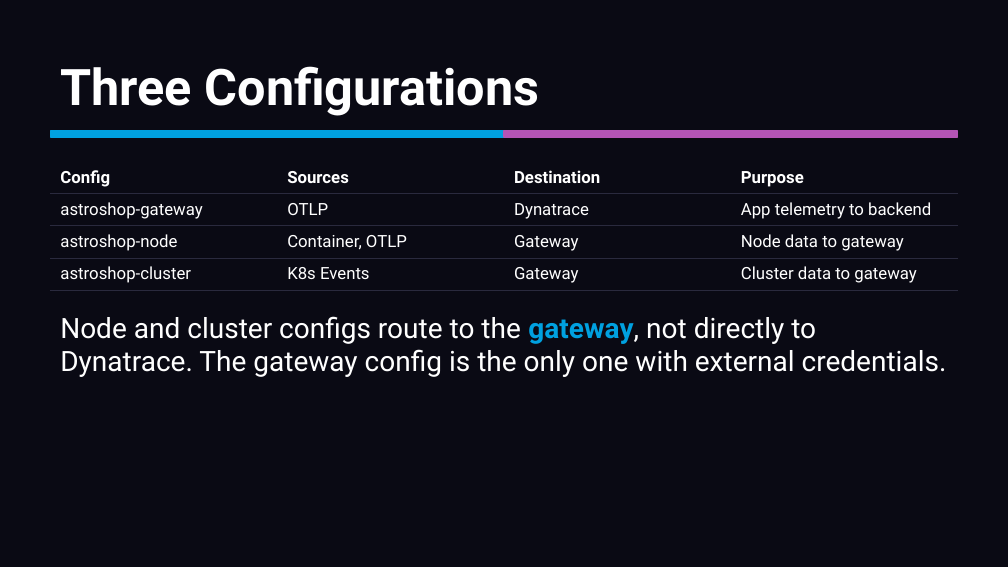
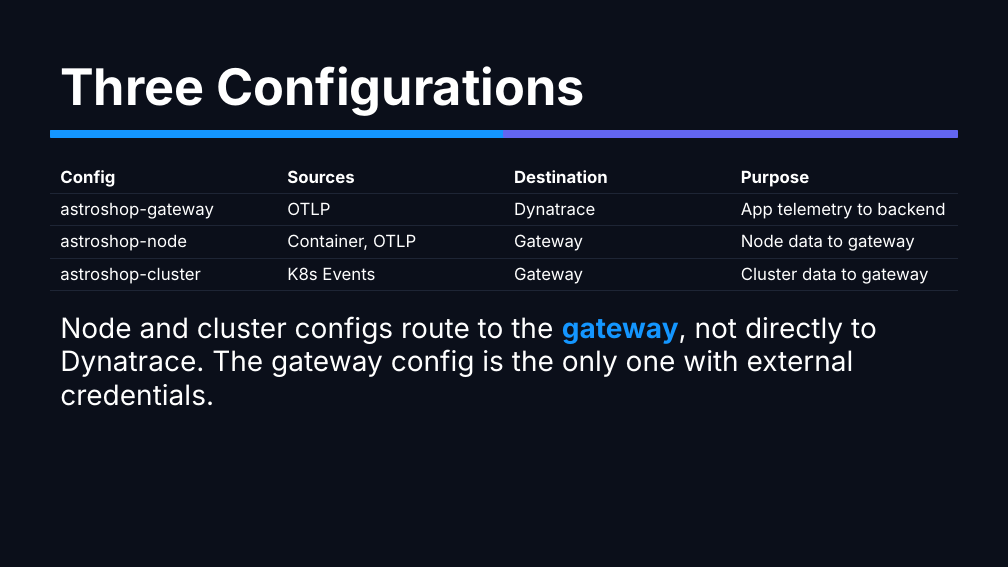
Before and after one commit to mreider/astroshop-bindplane-labs, a slide deck: slide 22 of docs/bindplane-primer/bindplane-primer.pptx. Drawn at 1008x567 pixels with LibreOffice and Linux fonts; fonts in the diff are those of the drawing. Boxes give left, top, right and bottom in pixels: in the first picture for what was removed or moved away, otherwise in the second. Text is boxed around its words. In the diff, an @@ line names an element or a change of style, - is before the commit and + after.

```diff
--- a/docs/bindplane-primer/bindplane-primer.pptx
+++ b/docs/bindplane-primer/bindplane-primer.pptx
@@ background #0A0A14 to #0B0F1A @@
@@ text "Three Configurations" at box(60, 66, 584, 116): font Roboto to Inter @@
@@ rectangle at box(50, 131, 504, 137): fill #00A1E0 to #1496FF; outline #00A1E0 1 pt to #1496FF 1 pt @@
@@ rectangle at box(504, 131, 958, 137): fill #B455B6 to #6366F1; outline #B455B6 1 pt to #6366F1 1 pt @@
@@ table at box(50, 161, 958, 288) @@
@@ fill #0A0A14 to #0B0F1A in 16 cells @@
@@ font Roboto to Inter @@
@@ borders changed @@
@@ text "Node and cluster configs route ..." at box(60, 316, 877, 406): font Roboto to Inter; text colour #00A1E0 to #1496FF in "gateway," @@
```
Also in this commit, not shown: 57 other slides changed, 3 other files.
